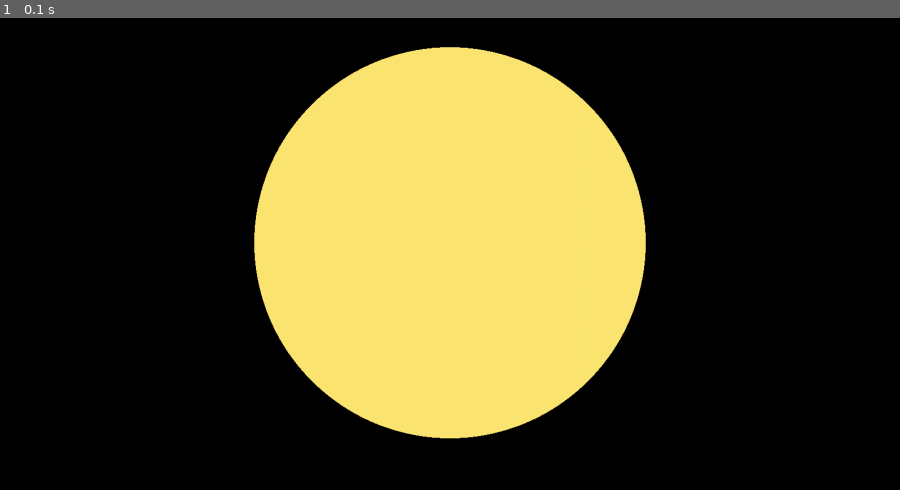
Above: before the commit, frame 1.
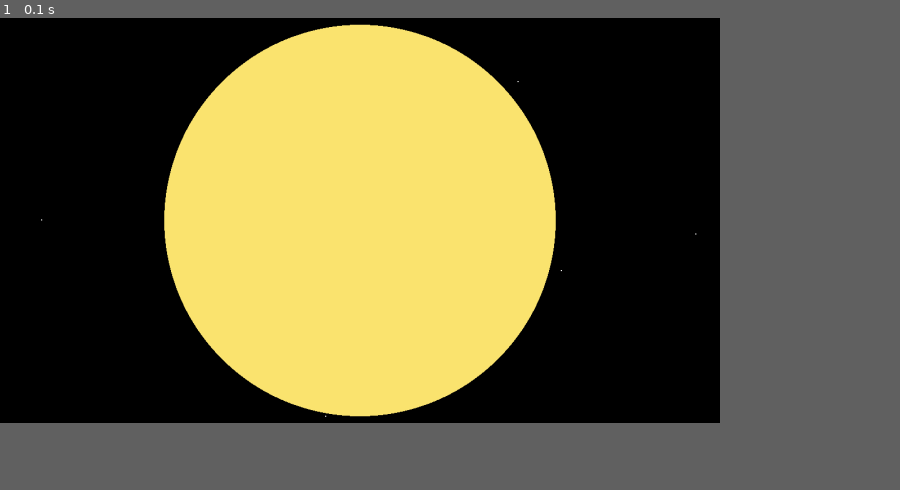
Above: after the commit, the same moment.

Repository: jmwhitworth/Pygame-Solar-System
Game: pygame game, started from solarsystem.py
The game is run twice, just before and just after one commit, with the same random seed, the same clock (stepped at 60 frames per second) and the same inputs.
Inputs:
- Up to frame 1 (0.1 s): no input
In our replay, the window is 900x472 before the commit and 720x405 after it. These sizes can differ from the game's own. Grey fills any space a smaller window leaves; there, only what the larger window draws over its background counts as a difference.

The runs differ from the first frame. In frame 1, 17% of the frame differs, in the area x 4-78%, y 1-90%.

Commit message:
Finished version 2.0

Diff:
--- a/bodies.json
+++ b/bodies.json
@@ -4,8 +4,8 @@
             "Name": "Sun",
             "Size": 696340000,
             "Position": {
-                "x": 800,
-                "y": 400
+                "x": 640,
+                "y": 360
             },
             "Colour": {
                 "r": 252,
@@ -15,16 +15,100 @@
         }
     },
     "Planets": {
+        "Mercury": {
+            "Name": "Mercury",
+            "Orbits": "Sun",
+            "Size": 4876312,
+            "Distance": 50020000000,
+            "Velocity": 112000,
+            "Colour": {
+                "r": 219,
+                "g": 206,
+                "b": 202
+            }
+        },
+        "Venus": {
+            "Name": "Venus",
+            "Orbits": "Sun",
+            "Size": 4876312,
+            "Distance": 108020000000,
+            "Velocity": 78337,
+            "Colour": {
+                "r": 165,
+                "g": 124,
+                "b": 27
+            }
+        },
         "Earth": {
             "Name": "Earth",
             "Orbits": "Sun",
             "Size": 6371000,
             "Distance": 152020000000,
-            "Velocity": 1000,
+            "Velocity": 67000,
             "Colour": {
                 "r": 50,
                 "g": 50,
                 "b": 250
+            }
+        },
+        "Mars": {
+            "Name": "Mars",
+            "Orbits": "Sun",
+            "Size": 3389500,
+            "Distance": 208790000000,
+            "Velocity": 53853,
+            "Colour": {
+                "r": 173,
+                "g": 98,
+                "b": 66
+            }
+        },
+        "Jupiter": {
+            "Name": "Jupiter",
+            "Orbits": "Sun",
+            "Size": 69911000,
+            "Distance": 742320000000,
+            "Velocity": 29236,
+            "Colour": {
+                "r": 64,
+                "g": 68,
+                "b": 54
+            }
+        },
+        "Saturn": {
+            "Name": "Saturn",
+            "Orbits": "Sun",
+            "Size": 58232000,
+            "Distance": 1475200000000,
+            "Velocity": 21675,
+            "Colour": {
+                "r": 250,
+                "g": 229,
+                "b": 191
+            }
+        },
+        "Uranus": {
+            "Name": "Uranus",
+            "Orbits": "Sun",
+            "Size": 52362000,
+            "Distance": 2945400000000,
+            "Velocity": 15233,
+            "Colour": {
+                "r": 79,
+                "g": 208,
+                "b": 231
+            }
+        },
+        "Neptune": {
+            "Name": "Neptune",
+            "Orbits": "Sun",
+            "Size": 24622000,
+            "Distance": 4474100000000,
+            "Velocity": 12146,
+            "Colour": {
+                "r": 41,
+                "g": 144,
+                "b": 181
             }
         }
     },
@@ -43,9 +127,17 @@
         }
     },
     "Asteroids": {
-        "Count": 0
+        "Count": 10000,
+        "Distance": {
+            "Start": 329115315520,
+            "End": 478713186211
+        },
+        "Speed": {
+            "Start": 67000,
+            "End": 112000
+        }
     },
     "Background Stars": {
-        "Count": 0
+        "Count": 1000
     }
 }
--- a/settings.json
+++ b/settings.json
@@ -2,13 +2,13 @@
     "Screen": {
         "Title":    "Solar System Simulation by Jack Whitworth",
         "FPS":      60,
-        "Width":    1600,
-        "Height":   840
+        "Width":    1280,
+        "Height":   720
     },
     "Scales": {
         "Size":     0.000001,
         "Distance": 0.00000001,
-        "Velocity": 0.000001,
+        "Velocity": 0.00000001,
         "Incriments": {
             "Up":   1.42,
             "Down": 0.7
--- a/solarsystem.py
+++ b/solarsystem.py
@@ -12,56 +12,88 @@
 
 #SETUP WINDOW
 FPS = SETTINGS["Screen"]["FPS"]
-WIN = pg.display.set_mode((SETTINGS["Screen"]["Width"], SETTINGS["Screen"]["Height"]))
+WIN = pg.display.set_mode((SETTINGS["Screen"]["Width"], SETTINGS["Screen"]["Height"]), pg.RESIZABLE)
 pg.display.set_caption(SETTINGS["Screen"]["Title"])
 
 
 class MoveableCameraGroup(pg.sprite.Group):
     """
     SPRITE GROUP SUBCLASS TO HANDLE MOUSE INPUTS AS OFFSETS FOR A 'CAMERA'
+        - CLICK AND DRAG CAMERA
+        - SCROLL WHEEL ZOOM
+        - SPACE BAR TO RESET POSITIONS
     """
     def __init__(self, SETTINGS):
         super().__init__()
+        self.SETTINGS       = SETTINGS
+        self.incriment_up   = SETTINGS["Scales"]["Incriments"]["Up"]
+        self.incriment_down = SETTINGS["Scales"]["Incriments"]["Down"]
+
+        self.offset             = pg.math.Vector2() #TO APPLY TO SPRITES
+        self.clickstart_offset  = pg.math.Vector2() #NORMALISE AFTER CLICK
+        self.dragging           = False #WHEN TO APPLY OFFSET TO SPRITES
+        self.reset_scales()
+
+        self.astroid_distance_start = BODIES["Asteroids"]["Distance"]["Start"]
+        self.astroid_distance_end   = BODIES["Asteroids"]["Distance"]["End"]
+
+    def reset_scales(self):
         self.scale_size     = SETTINGS["Scales"]["Size"]
         self.scale_velocity = SETTINGS["Scales"]["Velocity"]
         self.scale_distance = SETTINGS["Scales"]["Distance"]
-        self.incriment_up   = SETTINGS["Scales"]["Incriments"]["Up"]
-        self.incriment_down = SETTINGS["Scales"]["Incriments"]["Down"]
-
-        self.offset             = pg.math.Vector2() #TO APPLY TO SPRITES
-        self.clickstart_offset  = pg.math.Vector2() #NORMALISE AFTER CLICK
-        self.dragging           = False #WHEN TO APPLY OFFSET TO SPRITES
-
-    def move_camera(self, event):
-        """
-        CLICK AND DRAG TO MOVE THE 'CAMERA'
-        """
+        self.offset.x       = 0
+        self.offset.y       = 0
+
+    def scale(self, direction):
+        self.offset.x       *= direction
+        self.offset.y       *= direction
+        self.scale_size     *= direction
+        self.scale_velocity *= direction
+        self.scale_distance *= direction
+
+    def camera_controller(self, event):
+        # IF LEFT MOUSE PRESSED
         if event.type == pg.MOUSEBUTTONDOWN and event.button == 1:
             self.dragging = True
             mouse_x, mouse_y = pg.mouse.get_pos()
             self.clickstart_offset.x = self.offset.x - mouse_x
             self.clickstart_offset.y = self.offset.y - mouse_y
 
+        # IF LEFT MOUSE RELEASED
         elif event.type == pg.MOUSEBUTTONUP and event.button == 1:
             self.dragging = False
 
+        # IF MOUSE MOVED WHILE LEFT MOUSE PRESSED
         elif event.type == pg.MOUSEMOTION:
             if self.dragging:
                 mouse_x, mouse_y = pg.mouse.get_pos()
                 self.offset.x = mouse_x + self.clickstart_offset.x
                 self.offset.y = mouse_y + self.clickstart_offset.y
 
+        # IF MOUSE SCROLL WHEEL UP
         elif event.type == pg.MOUSEBUTTONDOWN and event.button == 4:
-            self.scale_size     *= self.incriment_up
-            self.scale_velocity *= self.incriment_up
-            self.scale_distance *= self.incriment_up
-
+            self.scale(self.incriment_up)
+
+        # IF MOUSE SCROLL WHEEL DOWN
         elif event.type == pg.MOUSEBUTTONDOWN and event.button == 5:
-            self.scale_size     *= self.incriment_down
-            self.scale_velocity *= self.incriment_down
-            self.scale_distance *= self.incriment_down
+            self.scale(self.incriment_down)
+
+        # IF SPACE BAR PRESSED
+        elif event.type == pg.KEYDOWN and event.key == pg.K_SPACE:
+            self.reset_scales()
 
     def create_sprites(self):
+        #CREATE BACKGROUND STARS USING FILE DATA
+        for i in range(0, BODIES["Background Stars"]["Count"]):
+            star(
+                self,
+                "Background Star",
+                1071000,
+                uniform(-5000,5000),
+                uniform(-5000,5000),
+                (255,255,255)
+            )
+
         #CREATE STARS FROM FILE
         for i in BODIES["Stars"]:
             i = BODIES["Stars"][i]
@@ -76,10 +108,16 @@
             )
 
         #CREATE ASTEROID BELT USING FILE DATA
-        """CODE HERE"""
-
-        #CREATE BACKGROUND STARS USING FILE DATA
-        """CODE HERE"""
+        for i in range(0, BODIES["Asteroids"]["Count"]):
+            satellite(
+                self,
+                "Asteroid",
+                "Sun",
+                4007100,
+                self.generate_asteroid_distance(),
+                uniform(BODIES["Asteroids"]["Speed"]["Start"],BODIES["Asteroids"]["Speed"]["End"]),
+                (160,160,160)
+            )
 
         #CREATE PLANETS & MOONS FROM FILE
         orbiters = ["Planets", "Moons"]
@@ -101,6 +139,16 @@
                     colour
                 )
 
+    def generate_asteroid_distance(self):
+        """
+        RETURNS THE DISTANCE FOR THE ASTEROIDS TO SPAWN AT AND REDUCED AREA AVAILABLE WITH EACH CREATION
+        FAVOURS A DENSE CENTER TO THE RING
+        """
+        position = uniform(self.astroid_distance_start,self.astroid_distance_end)
+        self.astroid_distance_start     += self.astroid_distance_start*0.00004
+        self.astroid_distance_end       -= self.astroid_distance_end*0.00004
+        return position
+
     def get_body_by_name(self, name):
         """
         SEARCHES ALL SPRITES IN THE SPRITE GROUP
@@ -115,13 +163,14 @@
     def __init__(self, sprite_group, name, size, x, y, colour):
         super().__init__(sprite_group)
         self.sprite_group   = sprite_group
-        self.name           = name
         self.base_size      = size
         self.base_radius    = 0
         self.base_velocity  = 0
         self.size           = self.base_size * self.sprite_group.scale_size
         self.radius         = 0
         self.velocity       = 0
+
+        self.name           = name
         self.x              = x
         self.y              = y
         self.colour         = colour
@@ -132,15 +181,20 @@
         self.draw()
 
     def scale(self):
-        self.size       = self.base_size * self.sprite_group.scale_size
-        self.velocity   = self.base_velocity * self.sprite_group.scale_velocity
-        self.radius     = self.base_radius * self.sprite_group.scale_distance
+        if self.name != "Background Star":
+            self.size     = self.base_size     * self.sprite_group.scale_size
+            self.velocity = self.base_velocity * self.sprite_group.scale_velocity
+            self.radius   = self.base_radius   * self.sprite_group.scale_distance
 
     def draw(self):
+        if self.name != "Background Star":
+            pos = (self.x + self.sprite_group.offset.x, self.y + self.sprite_group.offset.y)
+        else:
+            pos = (self.x + self.sprite_group.offset.x*0.3, self.y + self.sprite_group.offset.y*0.3)
         pg.draw.circle(
             self.surface,
             self.colour,
-            (self.x + self.sprite_group.offset.x, self.y + self.sprite_group.offset.y),
+            pos,
             self.size)
 
 class satellite(star):
@@ -150,16 +204,16 @@
         self.base_velocity  = velocity
         self.radius         = self.base_radius * sprite_group.scale_distance
         self.velocity       = self.base_velocity * sprite_group.scale_velocity
-        self.parent         = sprite_group.get_body_by_name(parent_name) #GETS SPRITE OF BODY TO ORBIT
+
+        self.parent         = sprite_group.get_body_by_name(parent_name)
         self.center_of_rotation_x = self.parent.x
         self.center_of_rotation_y = self.parent.y
-        self.angle = radians(randrange(0,360))
+        self.angle = radians(uniform(0,360))
         self.x = self.center_of_rotation_x + self.radius * cos(self.angle)
         self.y = self.center_of_rotation_y - self.radius * sin(self.angle)
 
     def update(self):
-        self.center_of_rotation_x = self.parent.x
-        self.center_of_rotation_y = self.parent.y
+        self.center_of_rotation_x, self.center_of_rotation_y = self.parent.x, self.parent.y
         self.x = (self.center_of_rotation_x + self.radius * cos(self.angle))
         self.y = (self.center_of_rotation_y - self.radius * sin(self.angle))
         self.scale()
@@ -185,9 +239,8 @@
         for event in pg.event.get():
             if event.type == pg.QUIT:
                 run = False
-            visible_sprites.move_camera(event)
+            visible_sprites.camera_controller(event)
     quit()
-
 
 if __name__ == '__main__':
     run()
Not shown, changed: README.md
